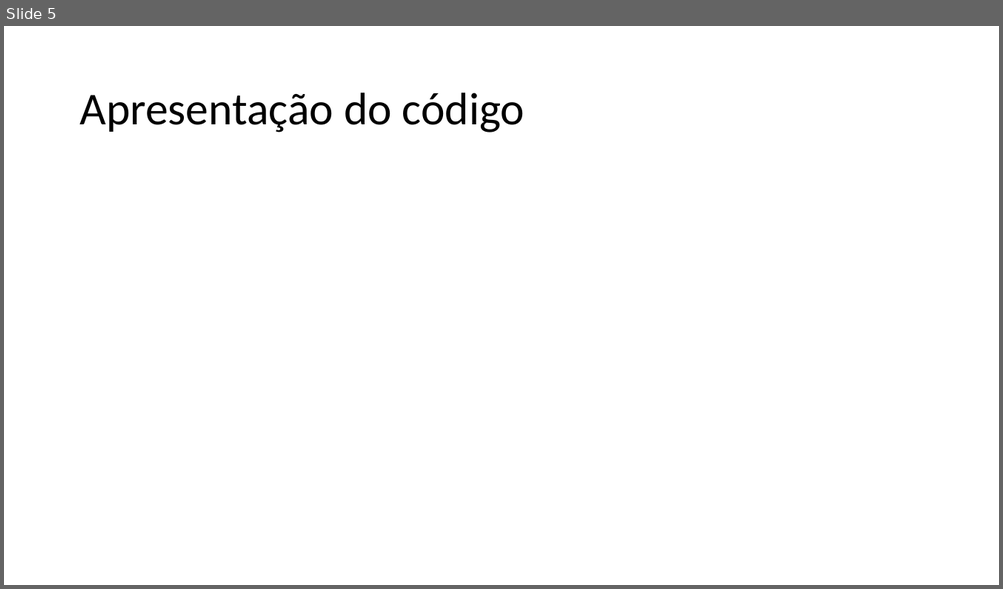
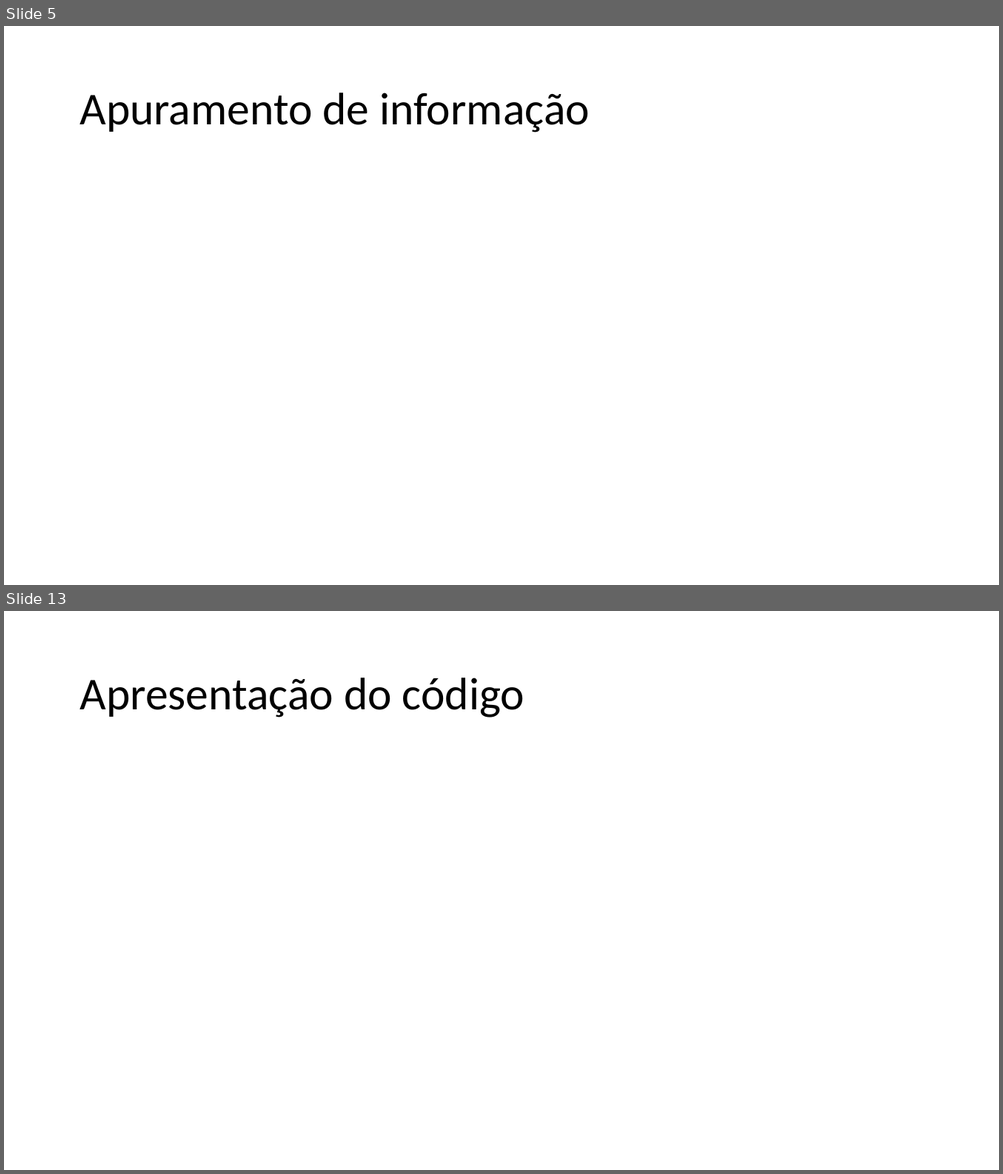
Before and after one commit to JorgeFilipePinto/orcamentacao_auto, a slide deck: Apresentação.pptx. Shown one above the other, each under a label of ours: slide 5 before the commit, slides 5 and 13 after it; the slides between them are not shown. The pictures are 1003x589 and 1003x1174 pixels, drawn with LibreOffice and Linux fonts; fonts in the diff are those of the drawing. Boxes give left, top, right and bottom in pixels: in the first picture for what was removed or moved away, otherwise in the second. Text is boxed around its words. In the diff, an @@ line names an element or a change of style, - is before the commit and + after.

```diff
--- a/Apresentação.pptx
+++ b/Apresentação.pptx
@@ slide 5 added at (x1=4, y1=26, x2=999, y2=585), background #FFFFFF @@
@@ title added at (x1=79, y1=93, x2=589, y2=133), 44 pt, text #000000 @@
+Apuramento de informação
@@ what was slide 5 is now slide 13 @@
```
Also in this commit, not shown: 2 slides changed, 7 other slides added, 2 other files.
